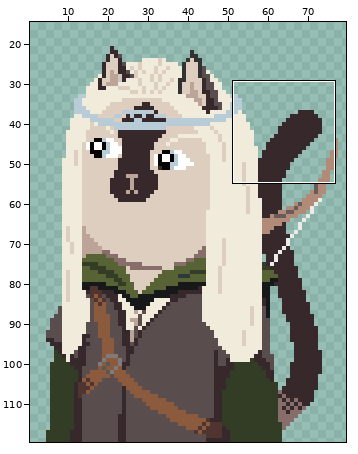
Two states of a pixel-art file, Assets/Art/Characters/AS_Legolas.aseprite. The picture above shows the old version from afar; the outline marks the close-up.
Close-up. Before the edit:
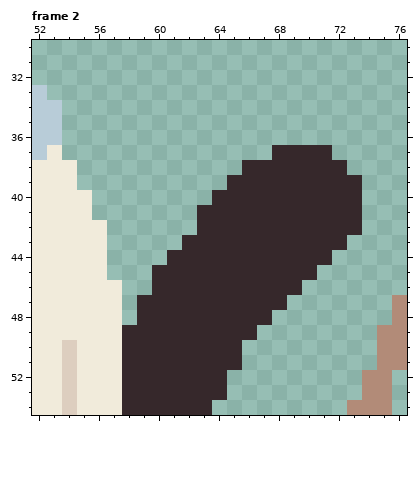
80x120 pixels, 2 frames. Colours within 5 levels of each other are drawn and written as one. Shown: frame 2: x 52..76, y 30..54. The wide view leaves out empty margins. The commit also changed other frames or places, which this record leaves out.
And afterwards:
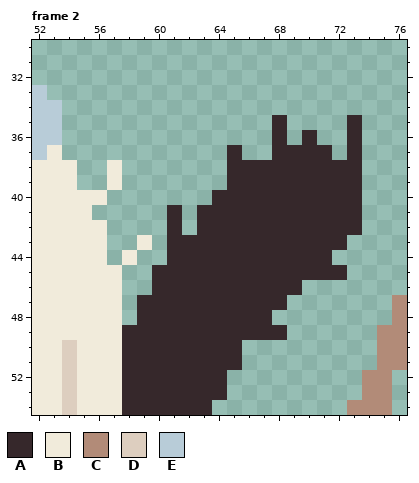
Palette (. is transparent): A #36282b  B #f1ebdb  C #b28b78  D #ddcebf  E #b8ccd8
Commit: Add shook emotion to Legolas
What changed:
Frame 2, layers "Hair", "Tail":
y 35: x 68 . -> A; x 73 . -> A
y 36: x 68 . -> A; x 70 . -> A; x 73 . -> A
y 37: x 65 . -> A; x 73 . -> A
y 38: x 57 . -> B; x 65 . -> A; x 73 . -> A
y 39: x 57 . -> B
y 40: x 56 . -> B
y 41..42: x 61 . -> A
y 43: x 59 . -> B; x 61 . -> A
y 44: x 58 . -> B
y 45: x 57 . -> B; x 71..72 .. -> AA
y 49: x 67..68 .. -> AA
